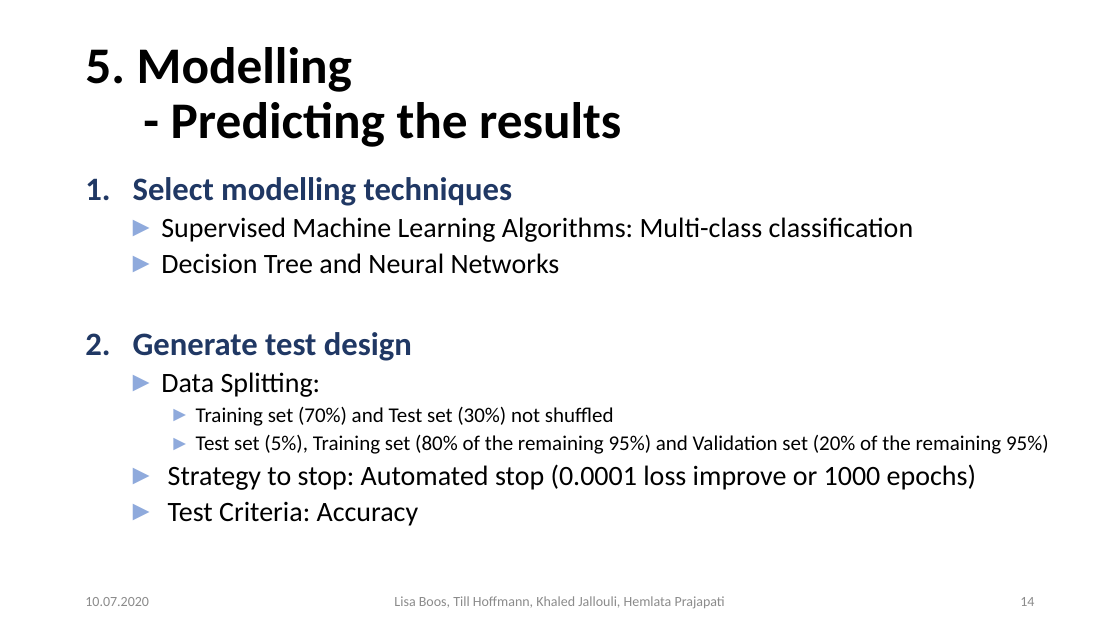
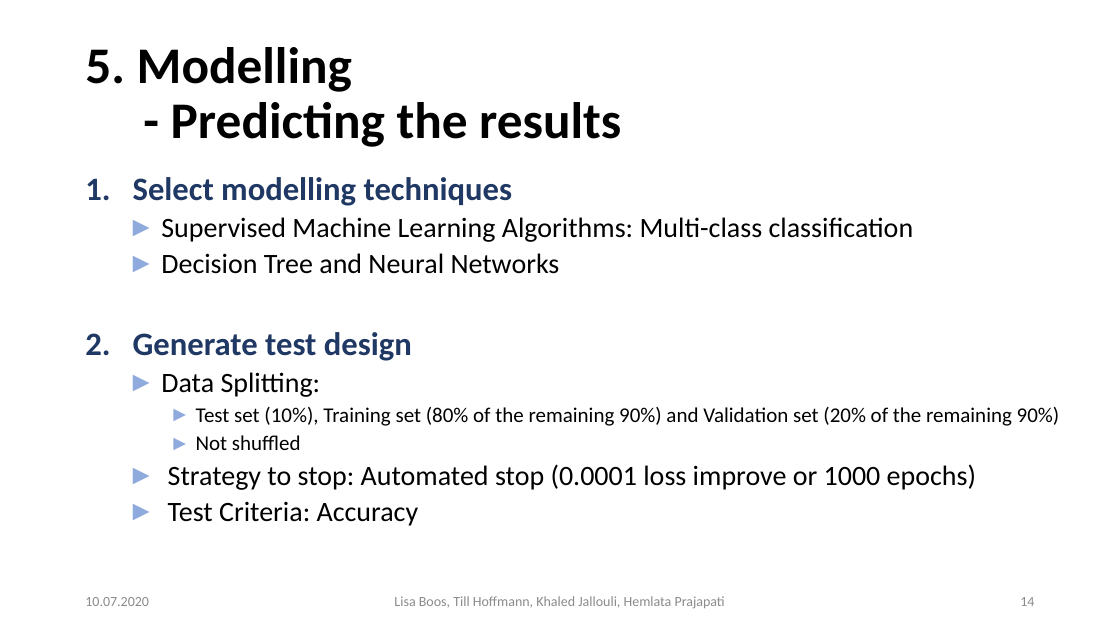
Before and after one commit to Khaledjallouli/project, a slide deck: slide 14 of Daily/sprint9/Final_Presentation_Phase_I.pptx. Drawn at 1120x630 pixels with LibreOffice and Linux fonts; fonts in the diff are those of the drawing; background and template pictures are left out. Boxes give left, top, right and bottom in pixels: in the first picture for what was removed or moved away, otherwise in the second. Text is boxed around its words. In the diff, an @@ line names an element or a change of style, - is before the commit and + after.

```diff
--- a/Daily/sprint9/Final_Presentation_Phase_I.pptx
+++ b/Daily/sprint9/Final_Presentation_Phase_I.pptx
@@ text at [196, 407, 1060, 450]: text changed @@
-    ► Training set (70%) and Test set (30%) not shuffled
-    ► Test set (5%), Training set (80% of the remaining 95%) and Validation set (20% of the remaining 95%)
+    ► Test set (10%), Training set (80% of the remaining 90%) and Validation set (20% of the remaining 90%)
+    ► Not shuffled
```
Also in this commit, not shown: 7 other slides changed.
